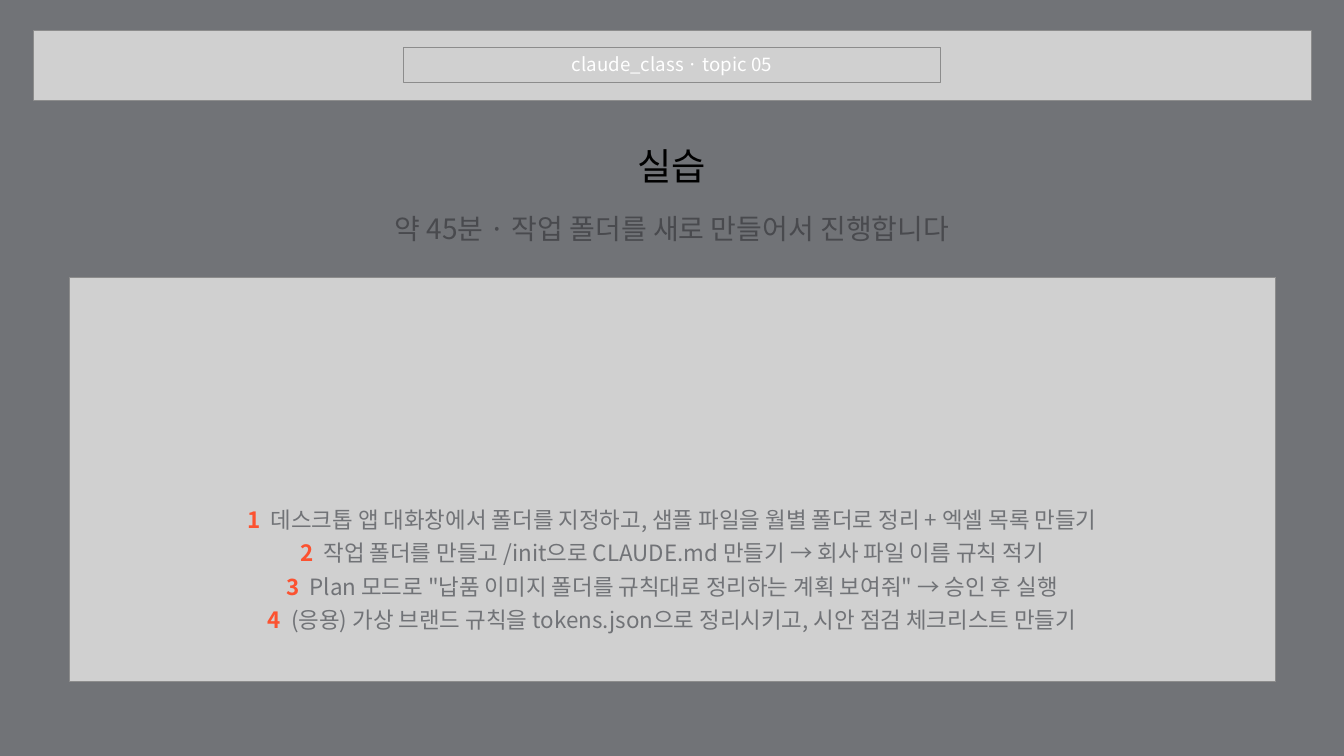
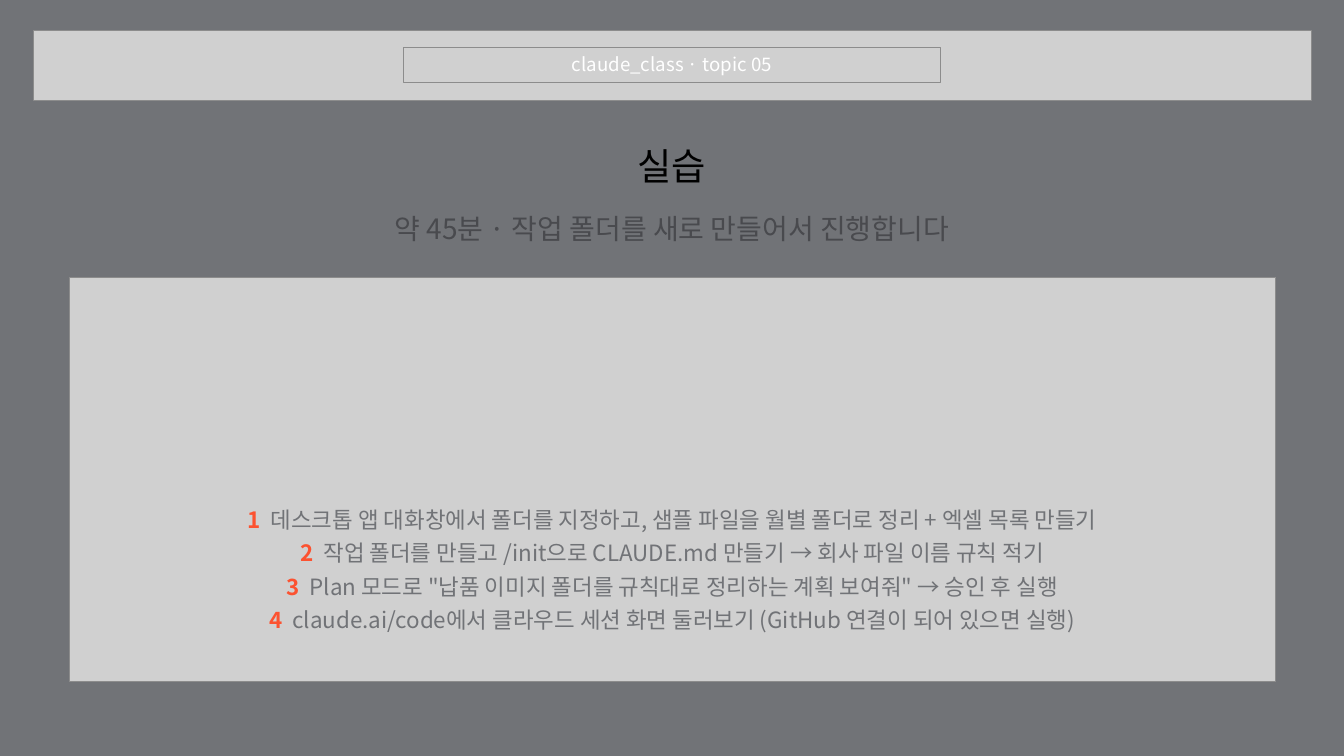
Before and after one commit to pa3757/claude_lecture, a slide deck: slide 14 of slides/05_Claude_Code.pptx (slide 20 before the commit). Drawn at 1344x756 pixels with LibreOffice and Linux fonts; fonts in the diff are those of the drawing; grey boxes stand for pictures; background and template pictures are left out. Boxes give left, top, right and bottom in pixels: in the first picture for what was removed or moved away, otherwise in the second. Text is boxed around its words. In the diff, an @@ line names an element or a change of style, - is before the commit and + after.

```diff
--- a/slides/05_Claude_Code.pptx
+++ b/slides/05_Claude_Code.pptx
@@ text at <box>269,609,1075,632</box>: text changed @@
-4 (응용) 가상 브랜드 규칙을 tokens.json으로 정리시키고, 시안 점검 체크리스트 만들기
+4 claude.ai/code에서 클라우드 세션 화면 둘러보기 (GitHub 연결이 되어 있으면 실행)
```
Also in this commit, not shown: 3 other slides changed, 6 slides removed, 36 other files.
